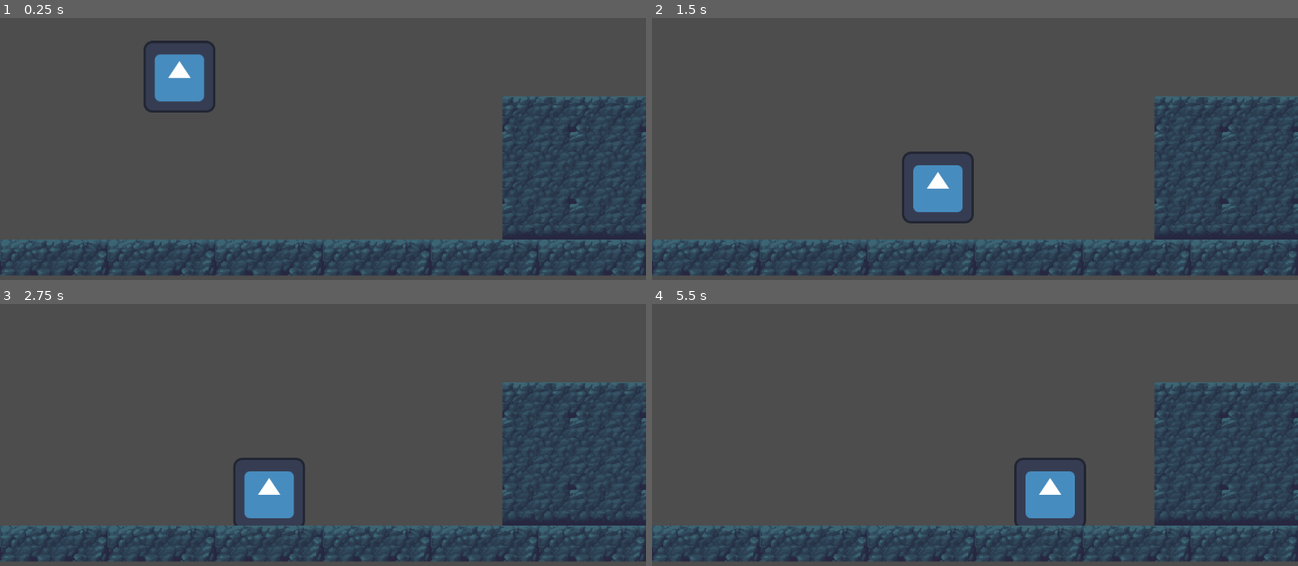
Above: before the commit, frames 1-4 (two rows, left to right).
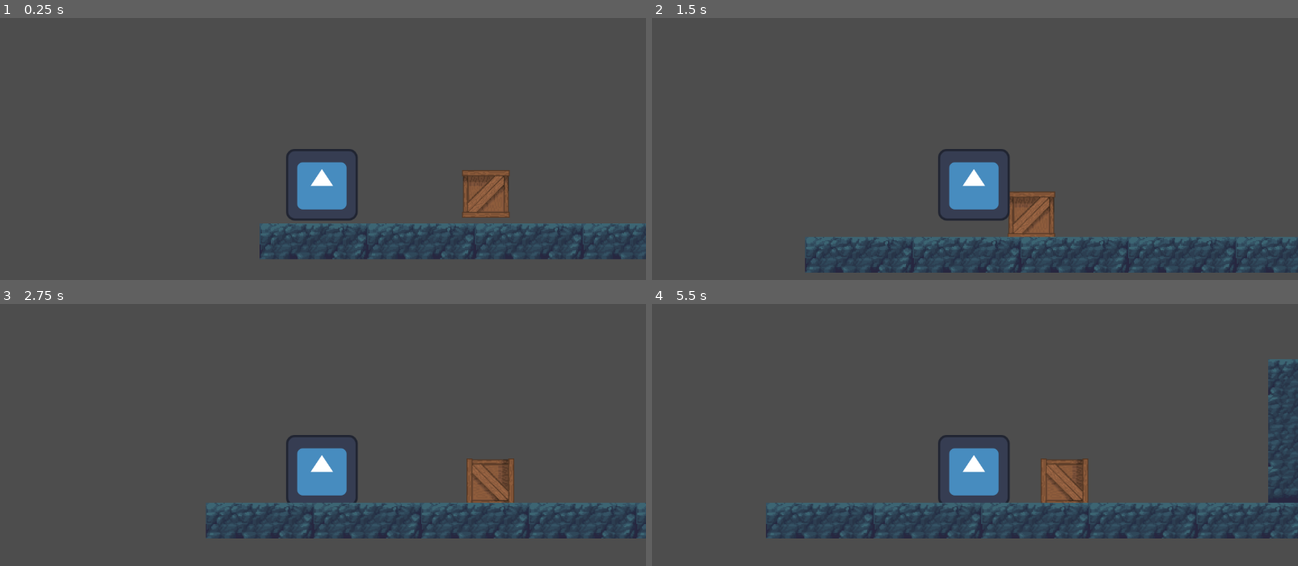
Above: after the commit, the same moments.

Repository: maxiking445/BJS-2025
Game: Godot game, scene res://World.tscn
Same seed, same stepped clock (60 frames per second), same inputs: the game is played once before the commit and once after it. The engine's default icon, where the game draws it, is replaced by a stand-in: a white triangle on a blue panel in a dark square.
Inputs:
- Up to frame 1 (0.25 s): no input
- Up to frame 2 (1.5 s): hold D (RIGHT) from 0.53 s (still down); tap Space (JUMP) at 0.77 s
- Up to frame 3 (2.75 s): tap Space (JUMP) at 1.52 s; release D (RIGHT) at 2.03 s; hold A (LEFT) from 2.03 s (still down)
- Up to frame 4 (5.5 s): release A (LEFT) at 2.78 s; hold D (RIGHT) 2.78-4.28 s; tap Space (JUMP) at 3.02, 3.77, 4.52 s; hold A (LEFT) 4.28-5.03 s; hold D (RIGHT) from 5.03 s (still down)

The runs differ from the first frame. In frame 1, 27% of the frame differs, in the area x 0-100%, y 8-99%; in frame 2, 21%; in frame 3, 28%, in the area x 0-100%, y 29-99%; in frame 4, 27%.

Commit message:
add crate and physics

Diff:
--- a/bjs-2025/World.tscn
+++ b/bjs-2025/World.tscn
@@ -1,6 +1,7 @@
-[gd_scene load_steps=5 format=4 uid="uid://pmrec0xfxyfs"]
+[gd_scene load_steps=6 format=4 uid="uid://pmrec0xfxyfs"]
 
 [ext_resource type="PackedScene" uid="uid://dvtvx4gd58y64" path="res://character/character.tscn" id="1_2dftf"]
+[ext_resource type="PackedScene" uid="uid://jqiimcka0060" path="res://objects/crate.tscn" id="1_bcbcq"]
 [ext_resource type="Texture2D" uid="uid://by0otjo11xwo0" path="res://assets/tileset.png" id="1_c6gwx"]
 
 [sub_resource type="TileSetAtlasSource" id="TileSetAtlasSource_c6gwx"]
@@ -108,8 +109,14 @@
 
 [node name="World" type="Node2D"]
 
+[node name="Crate" parent="." instance=ExtResource("1_bcbcq")]
+position = Vector2(361, 453)
+
 [node name="Character" parent="." instance=ExtResource("1_2dftf")]
-position = Vector2(322, 248)
+position = Vector2(113, 470)
+
+[node name="Camera2D" type="Camera2D" parent="Character"]
+offset = Vector2(0, -150)
 
 [node name="WorldLayer" type="TileMapLayer" parent="."]
 tile_map_data = PackedByteArray("AAAAAAkAAAABAAAAAAABAAkAAAACAAAAAAACAAkAAAADAAAAAAADAAkAAAABAAAAAAAEAAkAAAACAAAAAAAFAA …(464 unchanged characters)…
--- a/bjs-2025/character/character.gd
+++ b/bjs-2025/character/character.gd
@@ -5,6 +5,7 @@
 @export var jump_force := -400.0
 @export var max_fall_speed := 900.0
 var direction = Vector2.ZERO
+var pushForce = 1000
 
 
 func _physics_process(delta):
@@ -29,3 +30,8 @@
 			velocity.y = 0
 
 	move_and_slide()
+
+	for i in get_slide_collision_count():
+		var collision = get_slide_collision(i)
+		if collision.get_collider() is RigidBody2D:
+			collision.get_collider().apply_central_impulse(-collision.get_normal() * pushForce)
--- a/bjs-2025/character/character.tscn
+++ b/bjs-2025/character/character.tscn
@@ -7,6 +7,7 @@
 size = Vector2(114, 116)
 
 [node name="Character" type="CharacterBody2D"]
+collision_mask = 3
 script = ExtResource("1_1l1n4")
 
 [node name="TextureRect" type="TextureRect" parent="."]
--- /dev/null
+++ b/bjs-2025/objects/crate.tscn
@@ -0,0 +1,20 @@
+[gd_scene load_steps=3 format=3 uid="uid://jqiimcka0060"]
+
+[ext_resource type="Texture2D" uid="uid://cyou1og48mfgf" path="res://assets/crate.png" id="1_qx60w"]
+
+[sub_resource type="RectangleShape2D" id="RectangleShape2D_qx60w"]
+size = Vector2(75, 78)
+
+[node name="Crate" type="RigidBody2D"]
+collision_layer = 2
+collision_mask = 3
+mass = 50.0
+
+[node name="TextureRect" type="TextureRect" parent="."]
+offset_right = 85.0
+offset_bottom = 85.0
+texture = ExtResource("1_qx60w")
+
+[node name="CollisionShape2D" type="CollisionShape2D" parent="."]
+position = Vector2(41.5, 42)
+shape = SubResource("RectangleShape2D_qx60w")
--- /dev/null
+++ b/bjs-2025/objects/lever.tscn
@@ -0,0 +1,53 @@
+[gd_scene load_steps=8 format=3 uid="uid://vrs34g1lkupr"]
+
+[ext_resource type="Texture2D" uid="uid://dh11xrcamauf0" path="res://assets/lever.png" id="1_61upt"]
+
+[sub_resource type="AtlasTexture" id="AtlasTexture_qvndx"]
+atlas = ExtResource("1_61upt")
+region = Rect2(0, 0, 64, 64)
+
+[sub_resource type="AtlasTexture" id="AtlasTexture_iw2wy"]
+atlas = ExtResource("1_61upt")
+region = Rect2(64, 0, 64, 64)
+
+[sub_resource type="AtlasTexture" id="AtlasTexture_6jxjw"]
+atlas = ExtResource("1_61upt")
+region = Rect2(128, 0, 64, 64)
+
+[sub_resource type="AtlasTexture" id="AtlasTexture_16pwc"]
+atlas = ExtResource("1_61upt")
+region = Rect2(192, 0, 64, 64)
+
+[sub_resource type="AtlasTexture" id="AtlasTexture_y8ttk"]
+atlas = ExtResource("1_61upt")
+region = Rect2(256, 0, 64, 64)
+
+[sub_resource type="SpriteFrames" id="SpriteFrames_1j7ag"]
+animations = [{
+"frames": [{
+"duration": 1.0,
+"texture": SubResource("AtlasTexture_qvndx")
+}, {
+"duration": 1.0,
+"texture": SubResource("AtlasTexture_iw2wy")
+}, {
+"duration": 1.0,
+"texture": SubResource("AtlasTexture_6jxjw")
+}, {
+"duration": 1.0,
+"texture": SubResource("AtlasTexture_16pwc")
+}, {
+"duration": 1.0,
+"texture": SubResource("AtlasTexture_y8ttk")
+}],
+"loop": true,
+"name": &"default",
+"speed": 5.0
+}]
+
+[node name="Lever" type="Node2D"]
+
+[node name="AnimatedSprite2D" type="AnimatedSprite2D" parent="."]
+sprite_frames = SubResource("SpriteFrames_1j7ag")
+frame = 4
+frame_progress = 0.650131
--- a/bjs-2025/project.godot
+++ b/bjs-2025/project.godot
@@ -33,6 +33,11 @@
 ]
 }
 
+[layer_names]
+
+2d_physics/layer_1="character"
+2d_physics/layer_2="items"
+
 [rendering]
 
 renderer/rendering_method="gl_compatibility"
Binary file added: bjs-2025/assets/crate.png
Not shown, added: bjs-2025/assets/crate.png.import
Binary file added: bjs-2025/assets/lever.png
Not shown, added: bjs-2025/assets/lever.png.import
